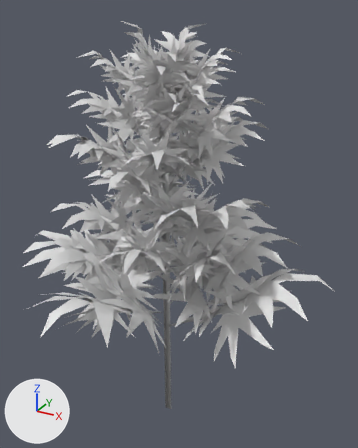
The FBX model Models/Plants/FloweringSativa.fbx: old version first, new version second.
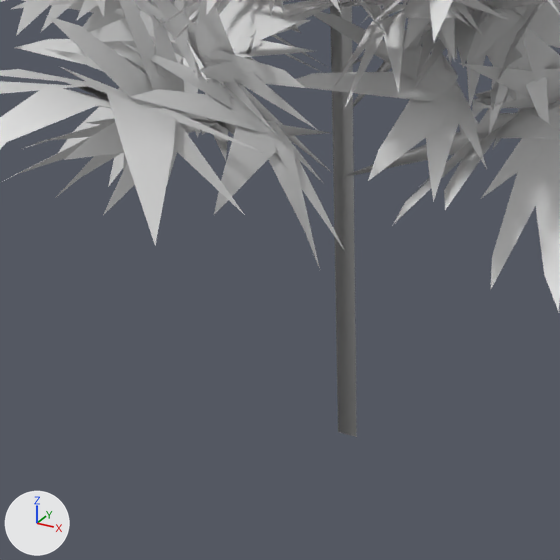
Old and new are each drawn whole from a camera (50 mm lens) standing at (0.409, -0.705, 0.816) and looking at (0.005, 0.03, 0.449) and again close up on the part from 16% to 66% of the width and 60% to 100% of the height. The axes (+X, +Y, +Z) are drawn at lower left. The lights are the same throughout. The older version's two pictures come first. Materials are left out; every surface is plain grey. Where no turn or scale is listed for an object, it has been applied to the vertices.

Script lines for the objects in view, before the commit:
```python
me_cube_005 = bpy.data.meshes.new('Cube.005')
me_cube_005.from_pydata(...)  # 8861 vertices, 5000 faces; spans x -0.32..0.29, y -0.299..0.287, z 0.027..0.796
# faces by material slot: [4436, 564]
me_cube_005.materials.append(mat_weed_012)
me_cube_005.materials.append(mat_material_007)
ob_floweringsativa = bpy.data.objects.new('FloweringSativa', me_cube_005)
ob_floweringsativa.location = (0.0, 0.0, 0.0)
```
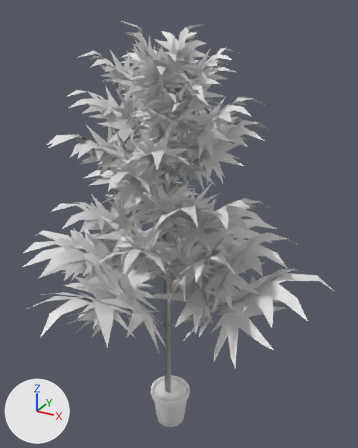
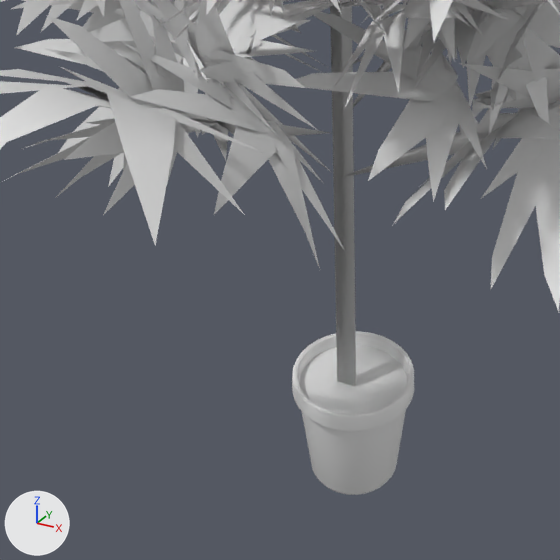
The newer file is also rescaled (x2.0), turned or shifted as a whole; pictures and numbers use the older file's frame.

The edits, one by one:
me_cube_005 is used by ob_floweringsativa; location (0.0, 0.0, 0.0).
me_cube_005 had 8861 vertices, 5000 faces and spanned x -0.32..0.29, y -0.299..0.287, z 0.027..0.796.
me_cube_005 now has 9415 vertices, 5511 faces and spans x -0.32..0.29, y -0.299..0.287, z 0.003..0.796.
me_cube_005 part 1: a new loose piece of 512 vertices spanning x -0.041..0.041, y -0.041..0.041, z 0.003..0.084.
me_cube_005 part 2: a new loose piece of 42 vertices spanning x -0.037..0.037, y -0.036..0.036, z 0.072..0.075.

What differs and where, as boxes (x1, y1, x2, y2) in the close-ups (560 x 560 px):
'FloweringSativa', reshaped
    before: (0, 0, 560, 437)
    after: (0, 0, 560, 495)
part 1 of me_cube_005, added
    after: (292, 331, 414, 495)
part 2 of me_cube_005, added
    after: (299, 345, 407, 413)
